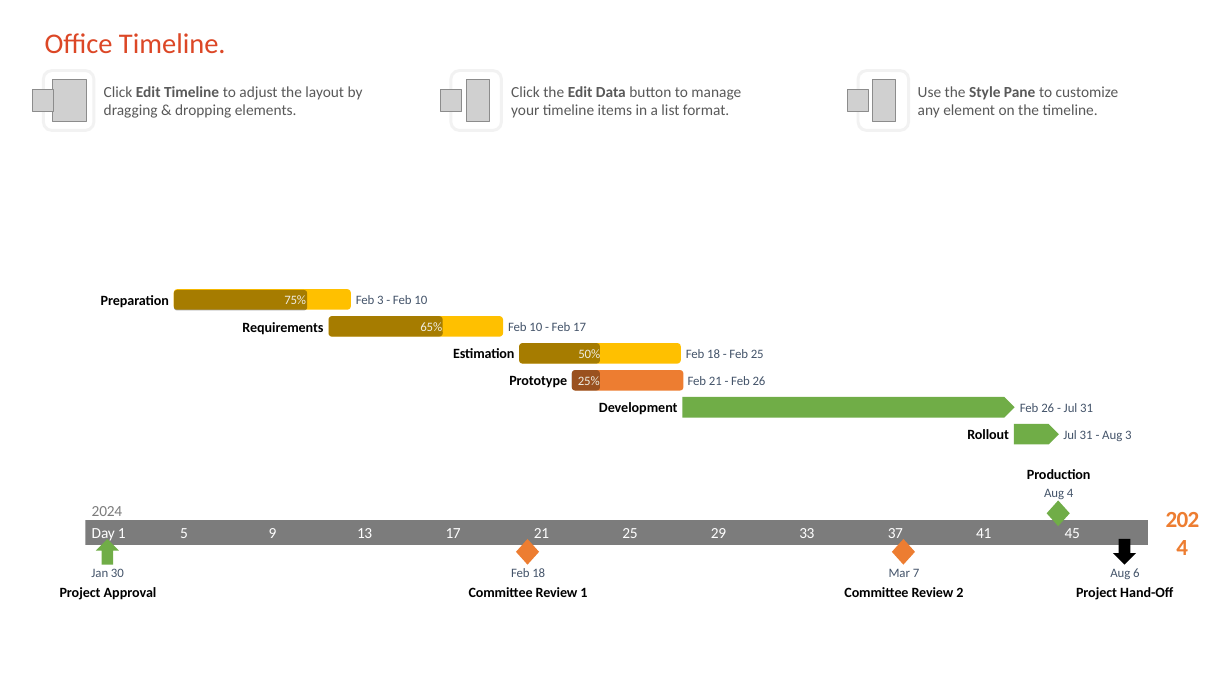
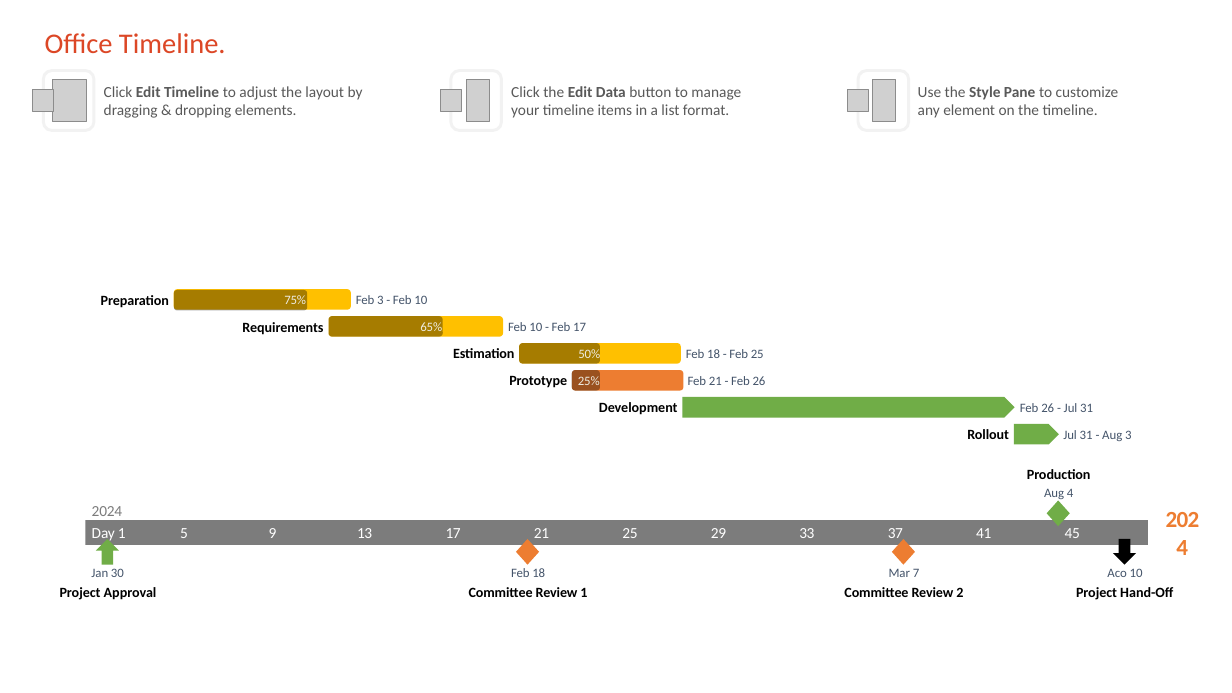
Before and after one commit to AhmedShafee92/Auto-Search, a slide deck: slide 1 of RoadMap.pptx. Drawn at 1232x693 pixels with LibreOffice and Linux fonts; fonts in the diff are those of the drawing; grey boxes stand for pictures. Boxes give left, top, right and bottom in pixels: in the first picture for what was removed or moved away, otherwise in the second. Text is boxed around its words. In the diff, an @@ line names an element or a change of style, - is before the commit and + after.

```diff
--- a/RoadMap.pptx
+++ b/RoadMap.pptx
@@ text at [1107, 568, 1143, 577]: text changed @@
-Aug 6
+Aco 10
```
Also in this commit, not shown: 5 other files.
